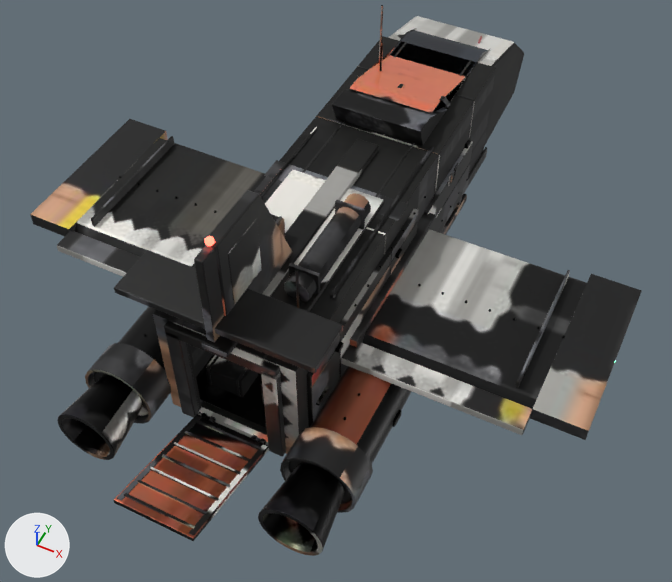
Before and after pictures for a commit that changed the glTF model assets/models/ships/kestrel.glb.
Both versions are drawn from a 50 mm camera at (6.1, -13.17, 13.95) aimed at (0.45, -1.88, -0.16). The lights are fixed; the arrows at lower left show +X, +Y and +Z. The first picture is the older version. Where no turn or scale is listed for an object, it has been applied to the vertices. Vertices at exactly the same position are counted once.

Objects in the first picture: 'glass', 'hull', 'ramp.001' and 1 more.
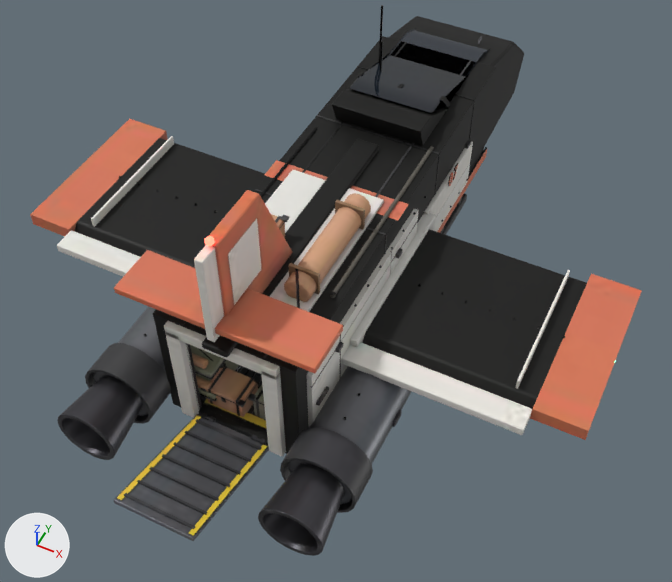
Location of each change, [x1, y1, x2, y2] in pixels of the pictures (672 x 582 px):
```json
{"part": 1, "of": "me_cabin", "change": "rebuilt", "after": [256, 389, 263, 418], "on screen": "not visible before"}
{"part": 2, "of": "me_cabin", "change": "deleted", "before": [207, 356, 248, 397], "on screen": "mostly hidden"}
{"part": 3, "of": "me_cabin", "change": "built on", "before": [197, 355, 267, 429], "after": [190, 215, 289, 429]}
{"part": 4, "of": "me_cabin", "change": "surface changed", "before": [30, 5, 642, 556], "after": [30, 5, 642, 556]}
{"part": 5, "of": "me_plate", "change": "surface changed", "before": [114, 414, 269, 541], "after": [114, 414, 269, 541]}
{"part": 6, "of": "me_canopy", "change": "surface changed", "before": [350, 28, 490, 113], "after": [350, 28, 490, 113], "on screen": "orange to grey"}
```

Edits to the scene script, one JSON object a line:
```json
{"op": "add", "block": "mat_kestrel_red", "code": ["mat_kestrel_red = principled_material('kestrel.red')", "mat_kestrel_red.texture = img_kestrel_color", "mat_kestrel_red.roughness = 0.45"]}
{"op": "add", "block": "mat_kestrel_white", "code": ["mat_kestrel_white = principled_material('kestrel.white')", "mat_kestrel_white.texture = img_kestrel_color", "mat_kestrel_white.roughness = 0.35"]}
{"op": "add", "block": "mat_kestrel_brass", "code": ["mat_kestrel_brass = principled_material('kestrel.brass')", "mat_kestrel_brass.texture = img_kestrel_color", "mat_kestrel_brass.metallic = 1.0", "mat_kestrel_brass.roughness = 0.3"]}
{"op": "add", "block": "mat_kestrel_copper", "code": ["mat_kestrel_copper = principled_material('kestrel.copper')", "mat_kestrel_copper.texture = img_kestrel_color", "mat_kestrel_copper.metallic = 1.0", "mat_kestrel_copper.roughness = 0.35"]}
{"block": "me_cabin", "where": "# used by ob_hull; location = (0.0, 0.0, 0.0)"}
{"op": "remove", "block": "me_cabin", "code": "me_cabin.from_pydata(...)  # 11470 vertices, 21832 faces; spans x -6.01..6.01, y -6.9..7.18, z -1.6..4.0"}
{"op": "add", "block": "me_cabin", "code": "me_cabin.from_pydata(...)  # 22858 vertices, 43164 faces; spans x -6.01..6.01, y -6.9..7.18, z -1.6..4.0"}
{"block": "me_cabin", "change": "me_cabin part 1: the loose piece of 8 vertices spanning x 0.25..0.31, y -4.56..-3.84, z -0.89..-0.27 is rebuilt with 8 vertices and now spans x 0.28..0.33, y -4.86..-4.14, z -0.89..-0.27"}
{"block": "me_cabin", "change": "me_cabin part 2: 33 loose pieces with 888 vertices, spanning x -1.17..1.23, y -4.61..4.1, z -0.89..1.58, are deleted"}
{"block": "me_cabin", "change": "me_cabin part 3: 389 vertices removed from x -1.2..1.23, y -5.0..3.8, z -0.88..0.32; 12409 vertices added at x -1.3..1.28, y -5.07..4.12, z -0.9..2.28"}
{"block": "me_cabin", "change": "me_cabin part 4: 18526 kept faces spanning x -6.01..6.01, y -6.9..7.18, z -1.6..4.0 get new texture (UV) coordinates"}
{"block": "me_cabin", "change": "other edits to the shape of me_cabin do not show in these pictures"}
{"op": "add", "block": "me_cabin", "code": "me_cabin.materials.append(mat_kestrel_red)  # picture img_kestrel_color"}
{"op": "add", "block": "me_cabin", "code": "me_cabin.materials.append(mat_kestrel_brass)  # picture img_kestrel_color"}
{"op": "add", "block": "me_cabin", "code": "me_cabin.materials.append(mat_kestrel_white)  # picture img_kestrel_color"}
{"op": "add", "block": "me_cabin", "code": "me_cabin.materials.append(mat_kestrel_copper)  # picture img_kestrel_color"}
{"op": "add", "block": "me_cabin", "code": "me_cabin.materials.append(mat_kestrel_hazard)  # picture img_kestrel_color"}
{"block": "me_plate", "where": "me_plate.from_pydata(...)  # 128 vertices, 216 faces; spans x -0.8..0.8, y -7.82..-5.3, z -0.95..-0.16"}
{"block": "me_plate", "where": "# used by ob_ramp_001; location = (0.0, 0.0, 0.0)"}
{"block": "me_plate", "change": "me_plate part 5: texture (UV) coordinates of 216 of 216 faces, centred in x -0.8..0.8, y -7.82..-5.3, z -0.95..-0.16, changed; they spanned u 0.04..0.96, v 0.07..0.8 and now span u 0.07..0.93, v 0.0..0.9"}
{"block": "me_canopy", "where": "me_canopy.from_pydata(...)  # 68 vertices, 132 faces; spans x -0.95..0.95, y 1.52..5.63, z 1.13..2.15"}
{"block": "me_canopy", "where": "# used by ob_glass; location = (0.0, 0.0, 0.0)"}
{"block": "me_canopy", "change": "me_canopy part 6: 132 kept faces spanning x -0.95..0.95, y 1.52..5.63, z 1.13..2.15 get new texture (UV) coordinates"}
```
